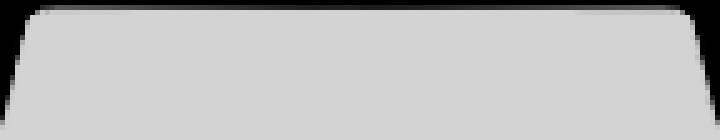
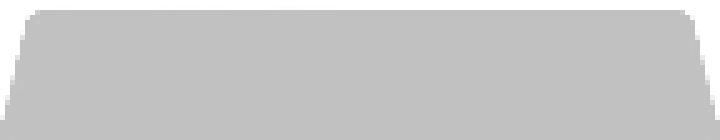
Comparing the layer stacks of the two 720 x 140 images. Changes:
added layer "Layer 6" above "Layer 5" over [0, 5, 720, 140]
added layer "Layer 5" above "Layer 3" over [0, 10, 720, 140]
hid "Layer 3" over [0, 130, 720, 140]
hid "Layer 2" over [0, 5, 720, 140]
hid "Layer 4" over [5, 10, 715, 135]
hid "Layer 1" over [0, 0, 720, 140]
